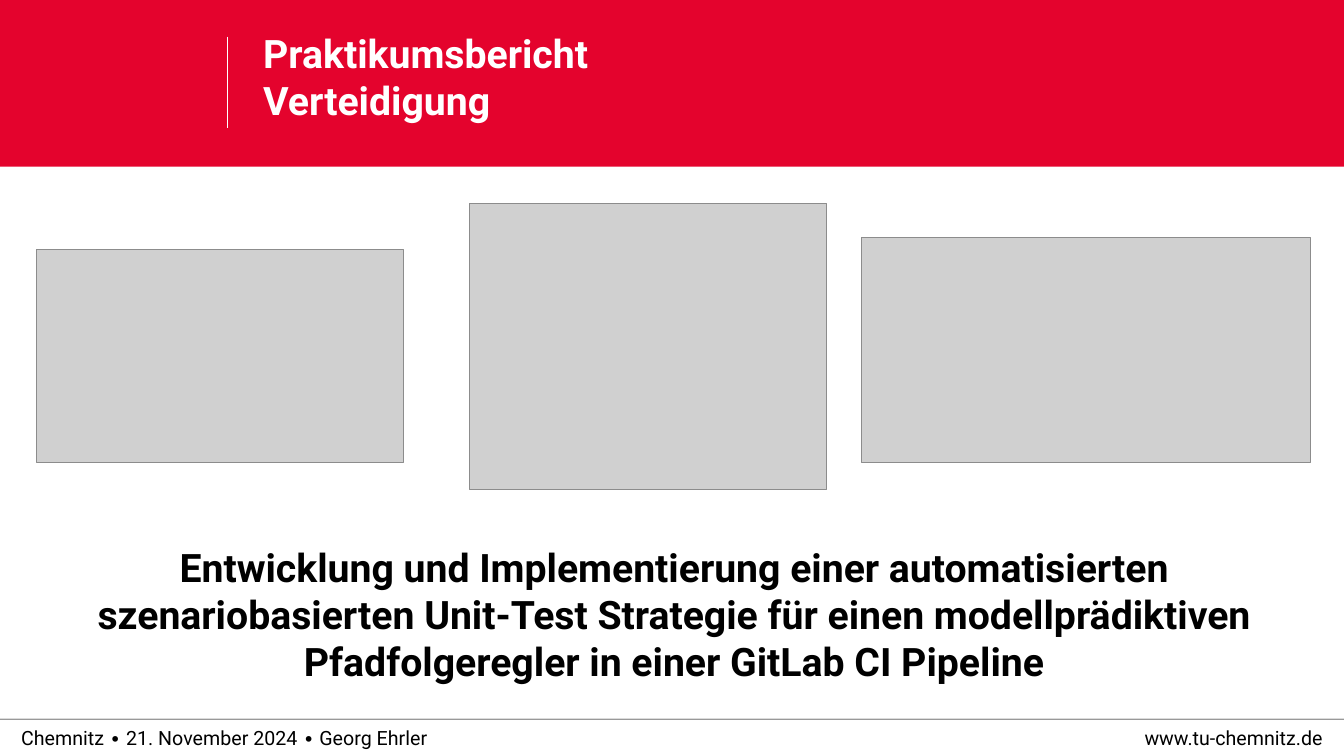
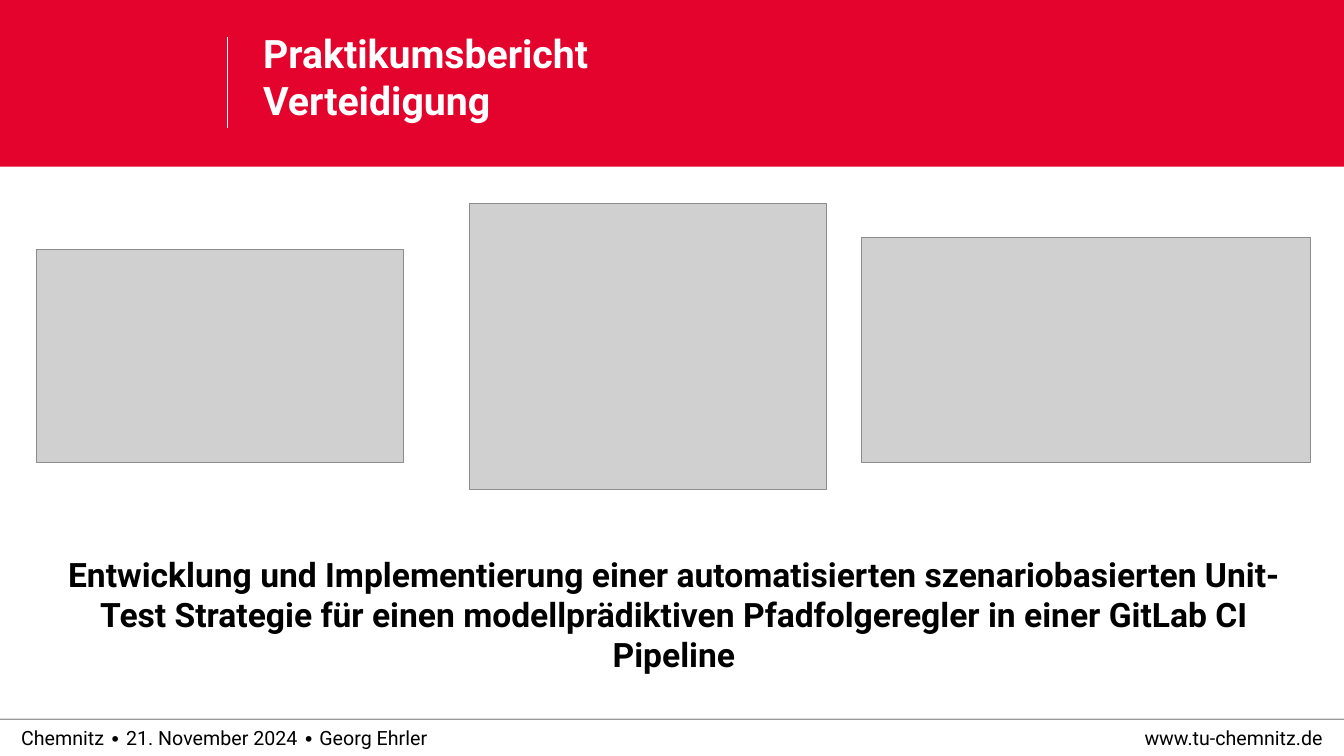
Before and after one commit to derEhrler/ACSDthesis_edited, a slide deck: slide 1 of defense/praktikum_defense.pptx. Drawn at 1344x756 pixels with LibreOffice and Linux fonts; fonts in the diff are those of the drawing; grey boxes stand for pictures; background and template pictures are left out. Boxes give left, top, right and bottom in pixels: in the first picture for what was removed or moved away, otherwise in the second. Text is boxed around its words. In the diff, an @@ line names an element or a change of style, - is before the commit and + after.

```diff
--- a/defense/praktikum_defense.pptx
+++ b/defense/praktikum_defense.pptx
@@ text "Entwicklung und Implementierung einer automatisierten ..." at [68,561,1279,674]: size 28 to 24 pt @@
```
Also in this commit, not shown: 10 other slides changed, 2 slides added, 3 slides removed.
